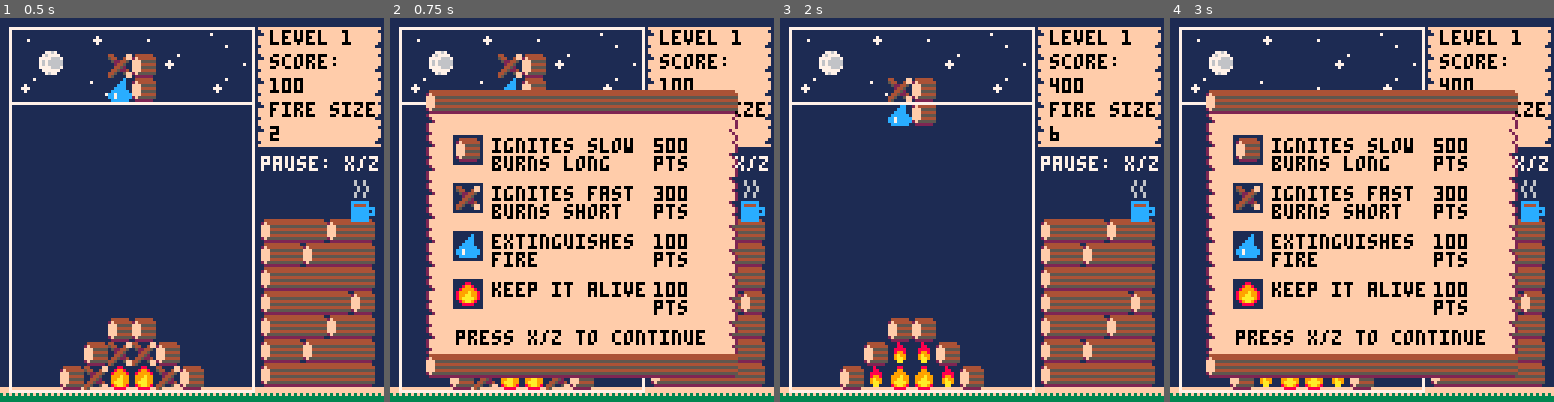
Above: before the commit, frames 1-4 (left to right).
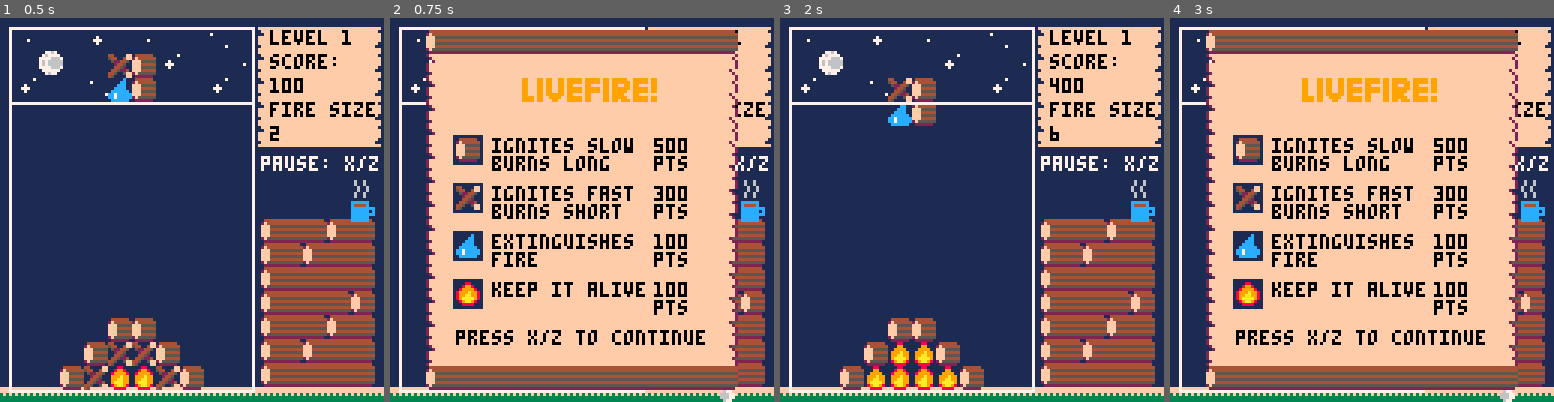
Above: after the commit, the same moments.

Repository: josephmarksjr/ludum-dare-46-keep-it-alive
Game: PICO-8 cartridge ld_46_keep_it_alive.p8
Two runs of this game, one before a commit and one after it. Both use one fixed random seed, a clock stepped at 60 frames per second and the inputs below.
Inputs:
- Up to frame 1 (0.5 s): no input
- Up to frame 2 (0.75 s): tap O (Z key) at 0.7 s
- Up to frame 3 (2 s): hold Right from 1.6 s (still down); tap O (Z key) at 1.7 s
- Up to frame 4 (3 s): release Right at 2.1 s; tap O (Z key) at 2.1, 2.5, 2.9 s; hold Up 2.15-2.42 s; hold Right from 2.47 s (still down)

Frame 1 is identical in both runs. In frame 2, 23% of the frame differs, in the area x 9-91%, y 3-100%; in frame 3, 0.7%; in frame 4, 23%.

Commit message:
Final batch

Diff:
--- a/ld_46_keep_it_alive.p8
+++ b/ld_46_keep_it_alive.p8
@@ -1,6 +1,8 @@
 pico-8 cartridge // http://www.pico-8.com
 version 21
 __lua__
+-- livefire
+-- by joseph marks
 -- ludum dare 46
 -- keep it alive
 
@@ -239,15 +241,15 @@
     if(rows[i][j].bm)then
      tl=tl+rows[i][j].bm
     end
-    if (tl>12) then
+    if (tl>16) then
      rows[i][j] = {
       t=0,s=0,bst=time()
      }
-    elseif(tl<2)then
+    elseif(tl<4)then
      rows[i][j].s=18
-    elseif(tl<4)then
+    elseif(tl<8)then
      rows[i][j].s=19
-    elseif(tl<6)then
+    elseif(tl<12)then
      rows[i][j].s=20
     else
      rows[i][j].s=21
@@ -274,7 +276,7 @@
     end
    --process logs
    elseif(rows[i][j].t==1)then
-    if(time()-rows[i][j].fc>3)
+    if(time()-rows[i][j].fc>4)
     then
      rows[i][j].t=5
      rows[i][j].s=17
@@ -285,7 +287,7 @@
     if(time()-rows[i][j].fc>2)
     then
      rows[i][j].t=5
-     rows[i][j].s=20
+     rows[i][j].s=19
      rows[i][j].bm=3
      score=score+3
     end
@@ -440,7 +442,7 @@
 end
 
 function draw_info()
- map(17,0,12,24,13,12)
+ map(17,0,12,4,13,16)
  rectfill(21,39,30,48,1)
  spr(1,22,40)
  color(0)
@@ -485,11 +487,141 @@
 -->8
 function update_level()
  if(level<10)then
-  if((level*10)<last)then
+  if((level*60)<last)then
    level+=1
   end
  end
 end
+…(130 lines of a section not shown)…
 
 
 
@@ -617,19 +749,19 @@
 __map__
 340000350034000033004b515151584c00404141414141414141484848490909030303030303030303030303030303030909090909090909090909090909090921212121212121212121212121212121212121212121212121212100000000000000000000000000000000000000000000000000000000000000000000000000
 003200000000310000344b515151584c00505151515151515151586868590909032103030321210303210321030321030909090909090909090909090909090921212121212121212121212121212121212121212121212121212100000000000000000000000000000000000000000000000000000000000000000000000000
-310000330034000031004b515151584c00605151515151515151586868590909032103030321032103210321030321030909090909090909090909090909090921212121212121212121212121212121212121212121212121212100000000000000000000000000000000000000000000000000000000000000000000000000
-000000000000000000004b515151584c00605151515151515151586868590909032103030321032103210321030321030909090909090909090909090909090921212121212121212121212121212121212121212121212121212100000000000000000000000000000000000000000000000000000000000000000000000000
-000000000000000000004b515151584c00605151515151515151586868592121032103030321032103212121210321032121210202212121090909090909090921212121212121212121212121212121212121212121212121212100000000000000000000000000000000000000000000000000000000000000000000000000
+310000330034000031004b515151584c00605151511718191a1b1c6868590909032103030321032103210321030321030909090909090909090909090909090921212121212121212121212121212121212121212121212121212100000000000000000000000000000000000000000000000000000000000000000000000000
+000000000000000000004b515151584c00605151576666666666666868590909032103030321032103210321030321030909090909090909090909090909090921212121212121212121212121212121212121212121212121212100000000000000000000000000000000000000000000000000000000000000000000000000
+000000000000000000004b515151584c00605151575151515151586868592121032103030321032103212121210321032121210202212121090909090909090921212121212121212121212121212121212121212121212121212100000000000000000000000000000000000000000000000000000000000000000000000000
 0000000000000000000000000000000000605252525252525252586868592121032103030321032103030321030321032121210202212121090909090909090921212121212121212121212121212121212121212121212121212100000000000000000000000000000000000000000000000000000000000000000000000000
 0000000000000000000000000000000000605252525252525252586868592121032121210321210303030321030321032121210202212121090909090909090921212121212121212121212121212121212121212121212121212100000000000000000000000000000000000000000000000000000000000000000000000000
 00000000000000000000000000007b0000605252525252525252586868592121030303030303030303030303030303032121210202212121111111111111111121212121212121212121212121212121212121212121212121212121212100000000000000000000000000000000000000000000000000000000000000000000
 000000000000000000006b4149405e0000605252525252525252586868590202030303030303030303030303030303030202020202020202020202020202020202020202020202020202020202020202212121212121212121212121212100000000000000000000000000000000000000000000000000000000000000000000
 000000000000000000006b494041490000506868686868686868686868590202030303030303030303030303030303030202020202020202020202020202020202020202020202020202020202020202212121212121212121212121212100000000000000000000000000000000000000000000000000000000000000000000
 000000000000000000006b434141490000606161616161616161616161690202030303030303030303030303030303030202020202020202020202020202020202020202020202020202020202020202212121212121212121212121212100000000000000000000000000000000000000000000000000000000000000000000
-000000000000000000006b4143495b0000707171717171717171717171790101010101010101010101010101010101010101010101010101010101010101010101010101010101010101010101010101212121212121212121212121212100000000000000000000000000000000000000000000000000000000000000000000
-000000000000000000006b414940490000000000000000000000170000000000000000000000000021212121212121272121212121212127212121212121212121212121212121212121212121212121212121212121212121212121212100000000000000000000000000000000000000000000000000000000000000000000
-000000000000000000006b494041490000000000000000000000000000000000000000000021212121212121212121272121212121212127212121212121212121212121212121212121212121212121212121212121212121212121212100000000000000000000000000000000000000000000000000000000000000000000
-000000000000000000006b414141490000000000000000000000000000000000000015151515151515132121212112001321212121212127212121212121212121212121212121212121212121212121212121212121212121212121212100000000000000000000000000000000000000000000000000000000000000000000
+000000000000000000006b4143495b0000605151515151515151515151690101010101010101010101010101010101010101010101010101010101010101010101010101010101010101010101010101212121212121212121212121212100000000000000000000000000000000000000000000000000000000000000000000
+000000000000000000006b414940490000605151515151515151515151690000000000000000000021212121212121272121212121212127212121212121212121212121212121212121212121212121212121212121212121212121212100000000000000000000000000000000000000000000000000000000000000000000
+000000000000000000006b494041490000605151515151515151515151690000000000000021212121212121212121272121212121212127212121212121212121212121212121212121212121212121212121212121212121212121212100000000000000000000000000000000000000000000000000000000000000000000
+000000000000000000006b414141490000707171717171717171717171790000000015151515151515132121212112001321212121212127212121212121212121212121212121212121212121212121212121212121212121212121212100000000000000000000000000000000000000000000000000000000000000000000
 6d6d6d6d6d6d6d6d6d6d6d6d6d6d6d6d00000000000000000000000000252127212624001616161600001513211224242413212121212127212121212121212121212121212121212121212121212121212121212121212121212121212100000000000000000000000000000000000000000000000000000000000000000000
 000000000000000000000000000000000000000012132121212121261c2521272122162321212121220000161700241c240029212121212721212121212c2121212c2121212121212121212121212121212121212121212121212121212100000000000000000000000000000000000000000000000000000000000000000000
 2121212121210021002121212c2121212121212122232121212121221623212721212121212121212126252121222424242321212121120013212121212c2121212c2121121513212121212121212121212121212121212121212121212100000000000000000000000000000000000000000000000000000000000000000000
Not shown, changed: 138 lines of the sprite sheet (__gfx__) section of ld_46_keep_it_alive.p8
Not shown, changed: the thumbnail (__label__) section of ld_46_keep_it_alive.p8
